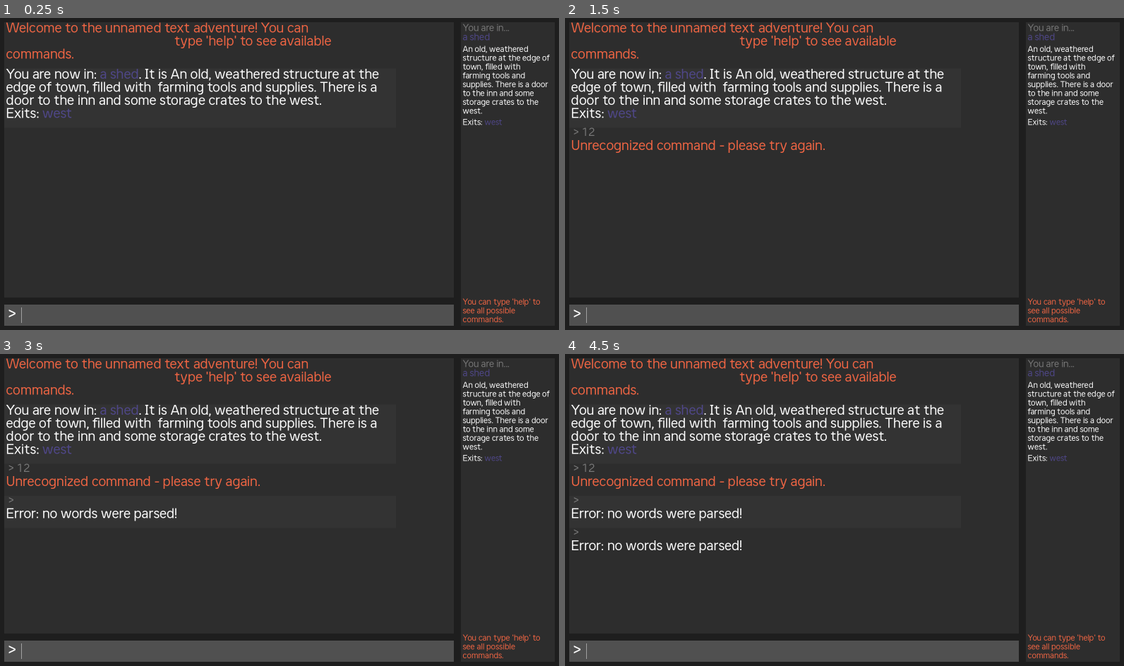
Above: before the commit, frames 1-4 (two rows, left to right).
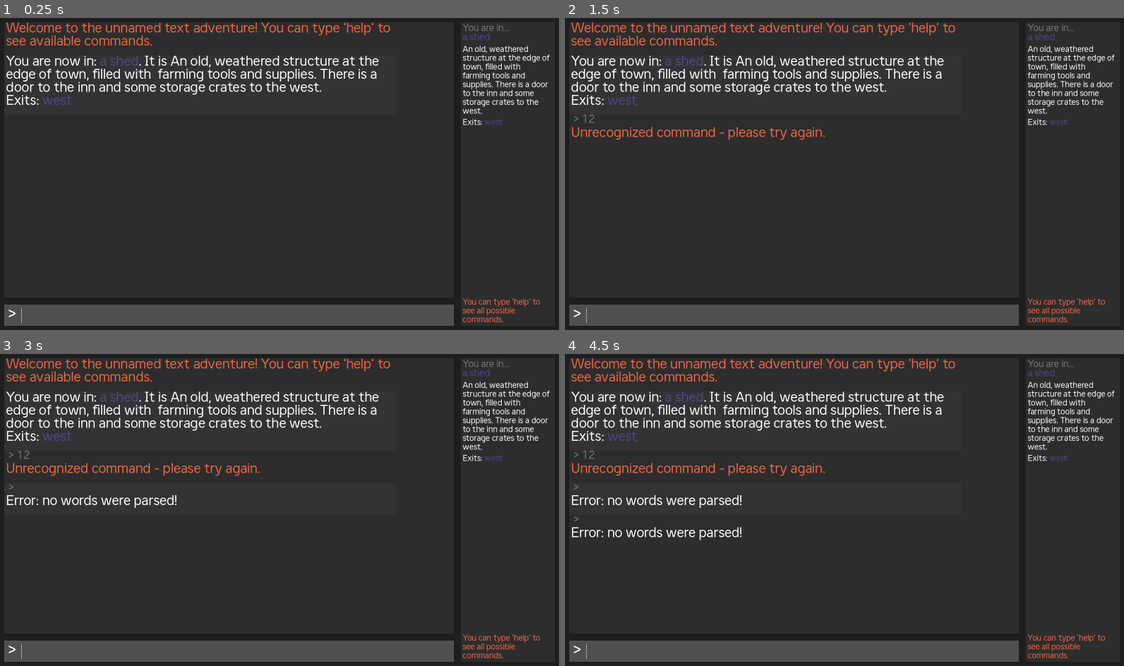
Above: after the commit, the same moments.

Repository: onionbulbperception/text_adventure_by_tutorial
Game: Godot game, scene res://scenes/game.tscn
The game is run twice, just before and just after one commit, with the same random seed, the same clock (stepped at 60 frames per second) and the same inputs.
Inputs (mouse positions are in pixels of both pictures, inside the frame that each line leads up to):
- Up to frame 1 (0.25 s): no input
- Up to frame 2 (1.5 s): click (805, 314) at 0.52 s; type "12" at 0.6 s; tap Enter at 1.25 s
- Up to frame 3 (3 s): tap Space at 2 s; tap Enter at 2.75 s
- Up to frame 4 (4.5 s): tap Space at 3.5 s; tap Enter at 4.25 s

The runs differ from the first frame. In frame 1, 4.9% of the frame differs, in the area x 1-70%, y 1-33%; in frame 2, 6.0%; in frame 3, 6.8%; in frame 4, 7.5%, in the area x 1-70%, y 1-64%.

Commit message:
Refactring code using godot style guide part 2

Diff:
--- a/scripts/command_processor.gd
+++ b/scripts/command_processor.gd
@@ -3,6 +3,7 @@
 
 signal room_changed(new_room)
 signal room_updated(current_room)
+
 var current_room = null
 var player = null
 
@@ -170,6 +171,7 @@
 		" inventory",
 		" help",])
 	var help_string = "\n".join(help_strings)
+
 	return help_string
 
 
--- a/scripts/game.gd
+++ b/scripts/game.gd
@@ -12,8 +12,7 @@
 	command_processor.room_changed.connect(Callable(side_panel, "handle_room_changed"))
 	command_processor.room_updated.connect(Callable(side_panel, "handle_room_updated"))
 
-	game_info.create_response(Types.wrap_system_text("Welcome to the unnamed text adventure! You can
-													 type 'help' to see available commands."))
+	game_info.create_response(Types.wrap_system_text("Welcome to the unnamed text adventure! You can type 'help' to see available commands."))
 
 	var starting_room_response = command_processor.initialize(room_manager.get_child(0), player)
 	game_info.create_response(starting_room_response)
--- a/scripts/game_info.gd
+++ b/scripts/game_info.gd
@@ -2,9 +2,12 @@
 
 
 const INPUT_RESPONSE = preload("res://scenes/input_response.tscn")
+
 @export var max_lines_remebered = 30
+
 var max_scroll_length := 0
 var should_zebra := false
+
 @onready var scroll = $Scroll
 @onready var scrollbar = scroll.get_v_scroll_bar()
 @onready var history_rows = $Scroll/HistoryRows
@@ -15,25 +18,25 @@
 	max_scroll_length = scrollbar.max_value
 
 
-func create_response(response_text: String):
+func create_response(response_text: String) -> void:
 	var response = INPUT_RESPONSE.instantiate()
 	_add_response_to_game(response)
 	response.set_text(response_text)
 
 
-func create_response_with_input(response_text: String, input_text: String):
+func create_response_with_input(response_text: String, input_text: String) -> void:
 	var input_response = INPUT_RESPONSE.instantiate()
 	_add_response_to_game(input_response)
 	input_response.set_text(response_text, input_text)
 
 
-func _handle_scrollbar_changed():
+func _handle_scrollbar_changed() -> void:
 	if max_scroll_length != scrollbar.max_value:
 		max_scroll_length = scrollbar.max_value
 		scroll.scroll_vertical = max_scroll_length
 
 
-func _delete_history_beyond_limit():
+func _delete_history_beyond_limit() -> void:
 	# Counts rows if more than max_lines_remebered deletes oldest rows
 	if history_rows.get_child_count() > max_lines_remebered:
 		var rows_to_forget = history_rows.get_child_count() - max_lines_remebered
@@ -41,7 +44,7 @@
 			history_rows.get_child(i).queue_free()
 
 
-func _add_response_to_game(response: Control):
+func _add_response_to_game(response: Control) -> void:
 	history_rows.add_child(response)
 	if not should_zebra:
 		response.zebra.hide()
--- a/scripts/game_room.gd
+++ b/scripts/game_room.gd
@@ -5,30 +5,31 @@
 
 @export var room_name : String = "Room Name" : set = set_room_name
 @export_multiline var room_description : String = "This is the description of the room." : set = set_room_description
+
 var exits: Dictionary = {}
 var npcs: Array = []
 var items: Array = []
 
 
-func set_room_name(new_name: String):
+func set_room_name(new_name: String) -> void:
 	$MarginContainer/Rows/RoomName.text = new_name
 	room_name = new_name
 
 
-func set_room_description(new_description: String):
+func set_room_description(new_description: String) -> void:
 	$MarginContainer/Rows/RoomDescription.text = new_description
 	room_description = new_description
 
 
-func add_npc(npc: NPC):
+func add_npc(npc: NPC) -> void:
 	npcs.append(npc)
 
 
-func add_item(item: Item):
+func add_item(item: Item) -> void:
 	items.append(item)
 
 
-func remove_item(item: Item):
+func remove_item(item: Item) -> void:
 	items.erase(item)
 
 
@@ -80,15 +81,15 @@
 	return "Exits: " + Types.wrap_location_text(exit_srting)
 
 
-func connect_exit_unlocked(direction: String, room: GameRoom, room_2_override_name = "null"):
+func connect_exit_unlocked(direction: String, room: GameRoom, room_2_override_name = "null") -> Resource:
 	return _connect_exit(direction, room, false, room_2_override_name)
 
 
-func connect_exit_locked(direction: String, room: GameRoom, room_2_override_name = "null"):
+func connect_exit_locked(direction: String, room: GameRoom, room_2_override_name = "null") -> Resource:
 	return _connect_exit(direction, room, true, room_2_override_name)
 
 
-func _connect_exit(direction: String, room: GameRoom, is_locked: bool = false, room_2_override_name = "null"):
+func _connect_exit(direction: String, room: GameRoom, is_locked: bool = false, room_2_override_name = "null") -> Resource:
 	var exit = Exit.new()
 	exit.room_1 = self
 	exit.room_2 = room
--- a/scripts/globals/types.gd
+++ b/scripts/globals/types.gd
@@ -5,6 +5,7 @@
 	KEY,
 	QUEST_ITEM,
 }
+
 const COLOR_NPC = Color("#52dee5")
 const COLOR_ITEM = Color("#b38cb4")
 const COLOR_SPEECH = Color("#b6c649")
--- a/scripts/input_response.gd
+++ b/scripts/input_response.gd
@@ -6,7 +6,7 @@
 @onready var response_label = $Rows/Response
 
 
-func set_text(response: String, input: String = ""):
+func set_text(response: String, input: String = "") -> void:
 	if input == "":
 		input_label.queue_free()
 	else:
--- a/scripts/item.gd
+++ b/scripts/item.gd
@@ -4,9 +4,10 @@
 
 @export var item_name : String = "Item name"
 @export var item_type: Types.ItemTypes = Types.ItemTypes.KEY
+
 var use_value = null
 
 
-func initialize(item_name: String, item_type: Types.ItemTypes):
+func initialize(item_name: String, item_type: Types.ItemTypes) -> void:
 	self.item_name = item_name
 	self.item_type = item_type
--- a/scripts/npc.gd
+++ b/scripts/npc.gd
@@ -4,7 +4,9 @@
 
 @export var npc_name : String = "NPC Name"
 @export var quest_item : Resource
+
 @export_multiline var initial_dialog: String
 @export_multiline var post_quest_dialog: String
+
 var has_received_quest_item := false
 var quest_reward = null
--- a/scripts/player.gd
+++ b/scripts/player.gd
@@ -4,11 +4,11 @@
 var inventory: Array = []
 
 
-func take_item(item: Item):
+func take_item(item: Item) -> void:
 	inventory.append(item)
 
 
-func drop_item(item: Item):
+func drop_item(item: Item) -> void:
 	inventory.erase(item)
 
 
--- a/scripts/room_manager.gd
+++ b/scripts/room_manager.gd
@@ -32,9 +32,9 @@
 	guard.quest_reward = exit
 
 
-func load_item(item_name: String):
+func load_item(item_name: String) -> Resource:
 	return load("res://items/" + item_name + ".tres")
 
 
-func load_npc(npc_name: String):
+func load_npc(npc_name: String) -> Resource:
 	return load("res://npcs/" + npc_name + ".tres")
--- a/scripts/side_panel.gd
+++ b/scripts/side_panel.gd
@@ -8,7 +8,7 @@
 @onready var item_label = $MarginContainer/Rows/ListArea/ItemLabel
 
 
-func handle_room_changed(new_room):
+func handle_room_changed(new_room) -> void:
 	room_name.text = new_room.room_name
 	room_description.text = new_room.room_description
 	exit_label.bbcode_text = new_room.get_exit_description()
@@ -28,5 +28,5 @@
 		item_label.bbcode_text = item_string
 
 
-func handle_room_updated(current_room):
+func handle_room_updated(current_room) -> void:
 	handle_room_changed(current_room)
